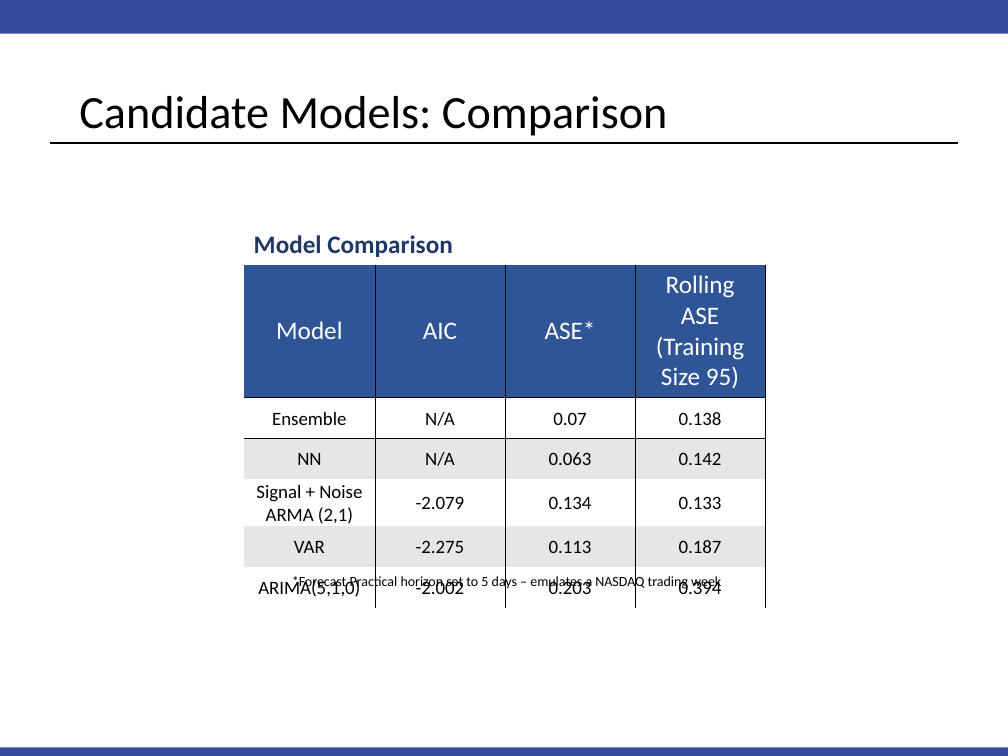
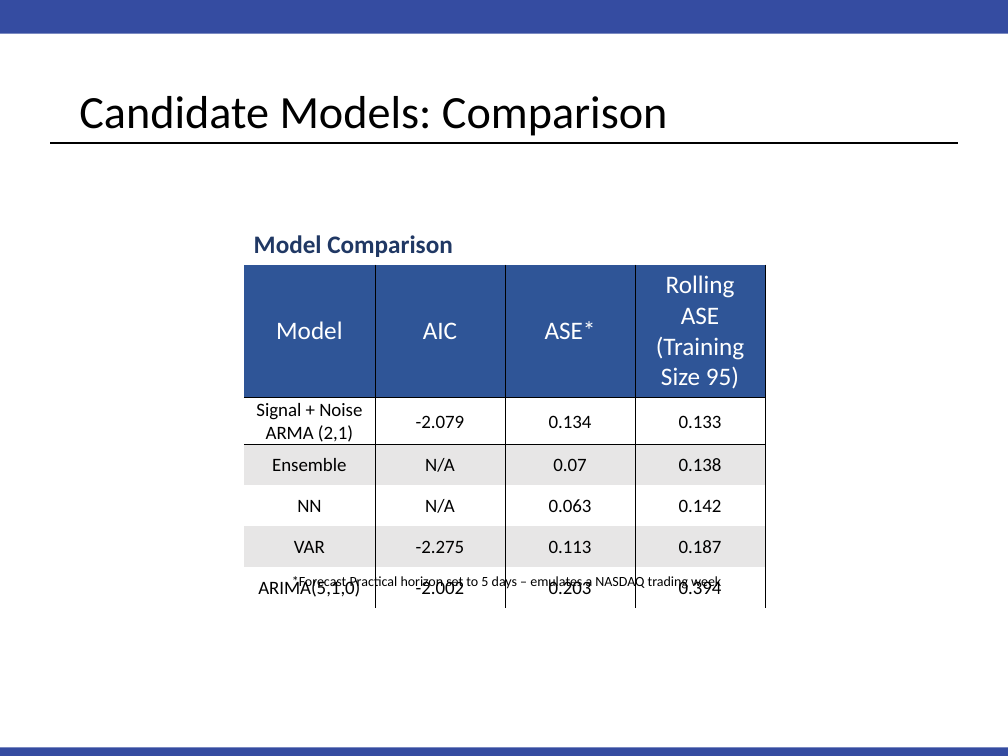
Before and after one commit to PaulAdams4361/Time-Series-Project, a slide deck: slide 12 of FinalPresentation.pptx. Drawn at 1008x756 pixels with LibreOffice and Linux fonts; fonts in the diff are those of the drawing. Boxes give left, top, right and bottom in pixels: in the first picture for what was removed or moved away, otherwise in the second. Text is boxed around its words. In the diff, an @@ line names an element or a change of style, - is before the commit and + after.

```diff
--- a/FinalPresentation.pptx
+++ b/FinalPresentation.pptx
@@ table at (x1=244, y1=264, x2=765, y2=601) @@
+row 2: Signal + Noise ARMA (2,1) | -2.079 | 0.134 | 0.133
-row 4: Signal + Noise ARMA (2,1) | -2.079 | 0.134 | 0.133
```
Also in this commit, not shown: 4 other slides changed, 1 slide added.
